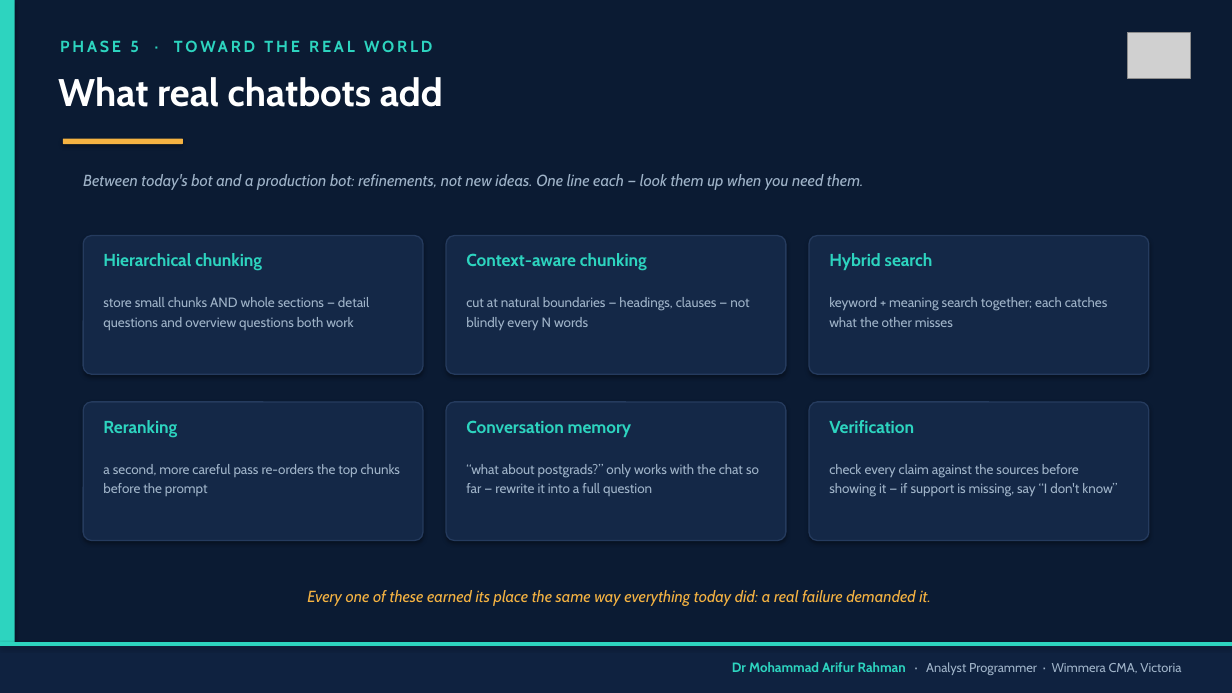
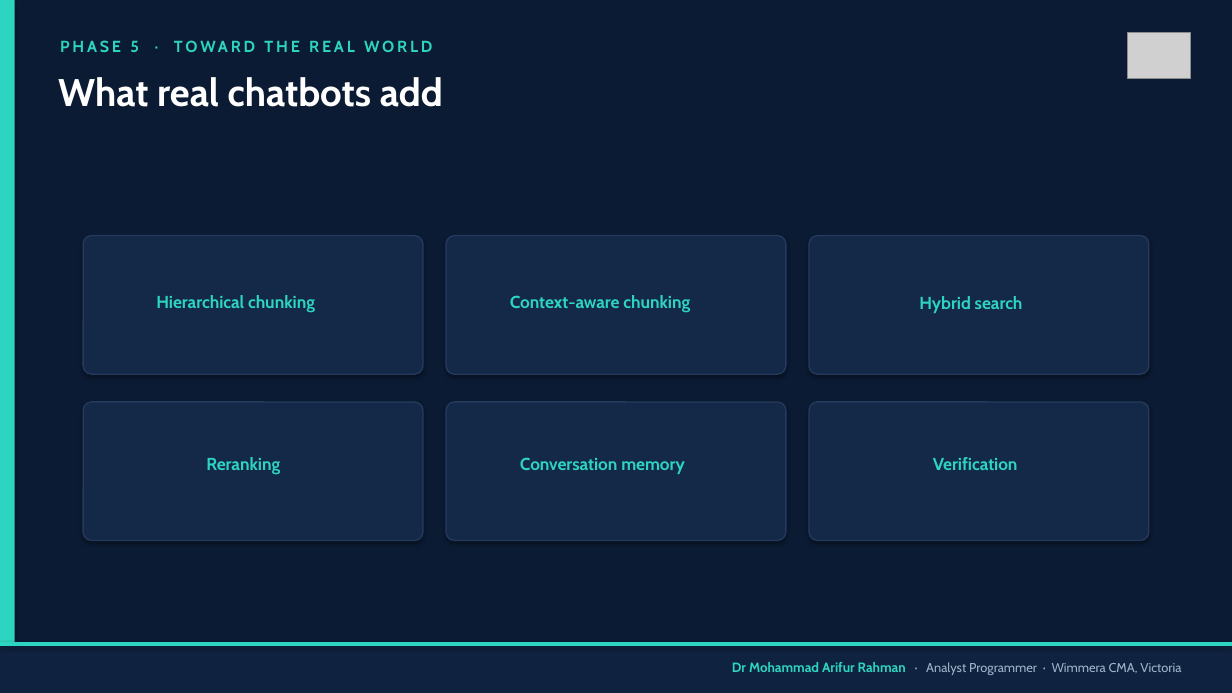
Before and after one commit to arifwcma/induction, a slide deck: slide 16 of lecture/deck.pptx. Drawn at 1232x693 pixels with LibreOffice and Linux fonts; fonts in the diff are those of the drawing; grey boxes stand for pictures. Boxes give left, top, right and bottom in pixels: in the first picture for what was removed or moved away, otherwise in the second. Text is boxed around its words. In the diff, an @@ line names an element or a change of style, - is before the commit and + after.

```diff
--- a/lecture/deck.pptx
+++ b/lecture/deck.pptx
@@ rounded rectangle removed at bbox=[63, 139, 183, 144] @@
@@ text removed at bbox=[83, 174, 863, 190] @@
-Between today's bot and a production bot: refinements, not new ideas. One line each — look them up when you need them.
@@ text removed at bbox=[103, 297, 369, 330] @@
-store small chunks AND whole sections — detail questions and overview questions both work
@@ text "Hierarchical chunking": place and size @@
-text "Hierarchical chunking" at bbox=[103, 253, 262, 271]
+text "Hierarchical chunking" at bbox=[156, 295, 315, 313]
@@ text removed at bbox=[466, 297, 749, 330] @@
-cut at natural boundaries — headings, clauses — not blindly every N words
@@ text "Context-aware chunking": place and size @@
-text "Context-aware chunking" at bbox=[466, 253, 647, 271]
+text "Context-aware chunking" at bbox=[510, 295, 690, 313]
@@ text removed at bbox=[829, 297, 1108, 327] @@
-keyword + meaning search together; each catches what the other misses
@@ text "Hybrid search": place and size @@
-text "Hybrid search" at bbox=[829, 253, 933, 270]
+text "Hybrid search" at bbox=[919, 296, 1023, 313]
@@ text removed at bbox=[103, 464, 400, 496] @@
-a second, more careful pass re-orders the top chunks before the prompt
@@ text "Reranking": place and size @@
-text "Reranking" at bbox=[103, 420, 177, 437]
+text "Reranking" at bbox=[206, 457, 280, 474]
@@ text removed at bbox=[466, 464, 759, 496] @@
-“what about postgrads?” only works with the chat so far — rewrite it into a full question
@@ text "Conversation memory": place and size @@
-text "Conversation memory" at bbox=[466, 420, 632, 437]
+text "Conversation memory" at bbox=[520, 457, 685, 474]
@@ text removed at bbox=[829, 464, 1117, 496] @@
-check every claim against the sources before showing it — if support is missing, say “I don't know”
@@ text "Verification": place and size @@
-text "Verification" at bbox=[829, 420, 914, 433]
+text "Verification" at bbox=[933, 457, 1018, 470]
@@ text removed at bbox=[307, 590, 931, 606] @@
-Every one of these earned its place the same way everything today did: a real failure demanded it.
```
Also in this commit, not shown: 13 other slides changed, 2 other files.
